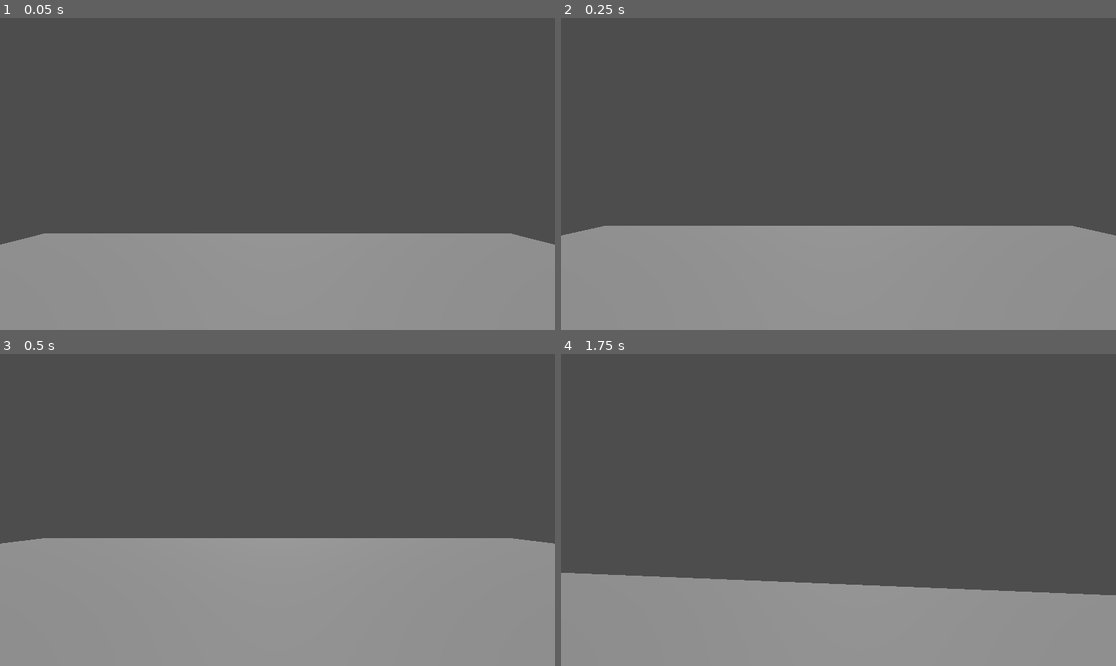
Above: before the commit, frames 1-4 (two rows, left to right).
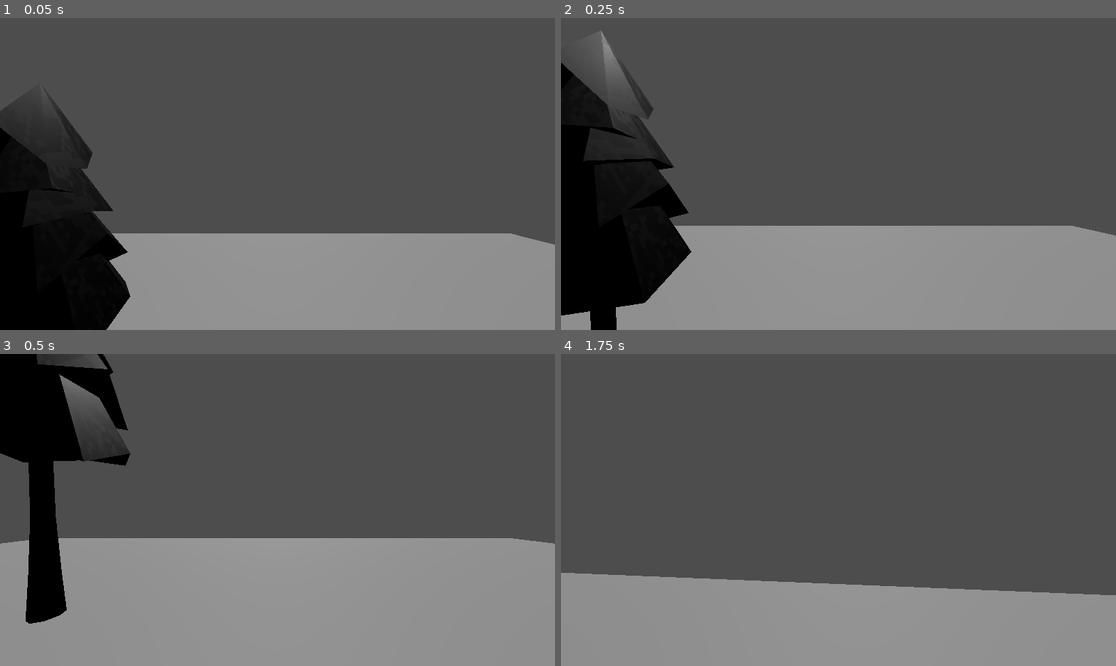
Above: after the commit, the same moments.

Repository: Esoteric-Edge-Games/Dont_Go_Back_2-
Game: Godot game, scene res://scenes/node_3d.tscn
Two runs of this game, one before a commit and one after it. Both use one fixed random seed, a clock stepped at 60 frames per second and the inputs below.
Inputs (mouse positions are in pixels of both pictures, inside the frame that each line leads up to):
- Up to frame 1 (0.05 s): no input
- Up to frame 2 (0.25 s): no input
- Up to frame 3 (0.5 s): no input
- Up to frame 4 (1.75 s): tap Enter at 0.5 s; move the mouse to (866, 510) at 0.52 s; hold Shift (Sprint) 0.53-1.28 s; hold W (Move_Forward) from 0.53 s (still down); move the mouse to (810, 510) at 1.27 s; tap Shift (Sprint) at 1.35 s

The runs differ from the first frame. In frame 1, 13% of the frame differs, in the area x 0-24%, y 26-100%; in frame 2, 13%, in the area x 0-24%, y 4-100%; in frame 3, 8.8%; in frame 4, nothing differs.

Commit message:
feat: added fbx

Diff:
--- a/scenes/node_3d.tscn
+++ b/scenes/node_3d.tscn
@@ -1,10 +1,11 @@
-[gd_scene load_steps=13 format=3 uid="uid://dqgm20jm1doap"]
+[gd_scene load_steps=14 format=3 uid="uid://dqgm20jm1doap"]
 
 [ext_resource type="Script" uid="uid://dr4kirflru27g" path="res://scripts/main_game.gd" id="1_ns6u7"]
 [ext_resource type="Script" uid="uid://debe6m436sgay" path="res://scripts/player.gd" id="2_5t4e2"]
 [ext_resource type="Script" uid="uid://gyjgknk41w1k" path="res://scripts/enemy_scripts/enemy_0.gd" id="3_5t4e2"]
 [ext_resource type="Script" uid="uid://cq4n44d8x82ak" path="res://scripts/enemy_scripts/enemy_1.gd" id="4_xvgsr"]
 [ext_resource type="Script" uid="uid://eyny7ktdunqt" path="res://scripts/enemy_scripts/enemy_2.gd" id="5_oqwcg"]
+[ext_resource type="PackedScene" uid="uid://jagdv5yygvvv" path="res://fbx/tree.fbx" id="6_a6664"]
 
 [sub_resource type="CapsuleMesh" id="CapsuleMesh_noarx"]
 
@@ -79,3 +80,17 @@
 transform = Transform3D(1, 0, 0, 0, 1, 0, 0, 0, 1, -12.5037, 0, 0)
 mesh = SubResource("BoxMesh_xvgsr")
 skeleton = NodePath("../../Enemy2")
+
+[node name="Trees" type="Node3D" parent="."]
+
+[node name="tree3" parent="Trees" instance=ExtResource("6_a6664")]
+transform = Transform3D(1, 0, 0, 0, 0.999542, -0.0302768, 0, 0.0302768, 0.999542, -2.36055, 1.06681, -4.98261)
+
+[node name="tree4" parent="Trees" instance=ExtResource("6_a6664")]
+transform = Transform3D(1, 0, 0, 0, 0.999542, -0.0302768, 0, 0.0302768, 0.999542, -8.34942, 1.03776, -4.17308)
+
+[node name="tree2" parent="Trees" instance=ExtResource("6_a6664")]
+transform = Transform3D(1, 0, 0, 0, 1, 0, 0, 0, 1, -4.63264, 0.529538, 1.88235)
+
+[node name="tree" parent="Trees" instance=ExtResource("6_a6664")]
+transform = Transform3D(1, 0, 0, 0, 1, 0, 0, 0, 1, -10.6215, 0.525013, 2.69239)
Binary file added: fbx/tree.fbx
Not shown, added: fbx/tree.fbx.import
Binary file added: fbx/tree_0.png
Not shown, added: fbx/tree_0.png.import
Binary file added: fbx/tree_1.png
Not shown, added: fbx/tree_1.png.import
